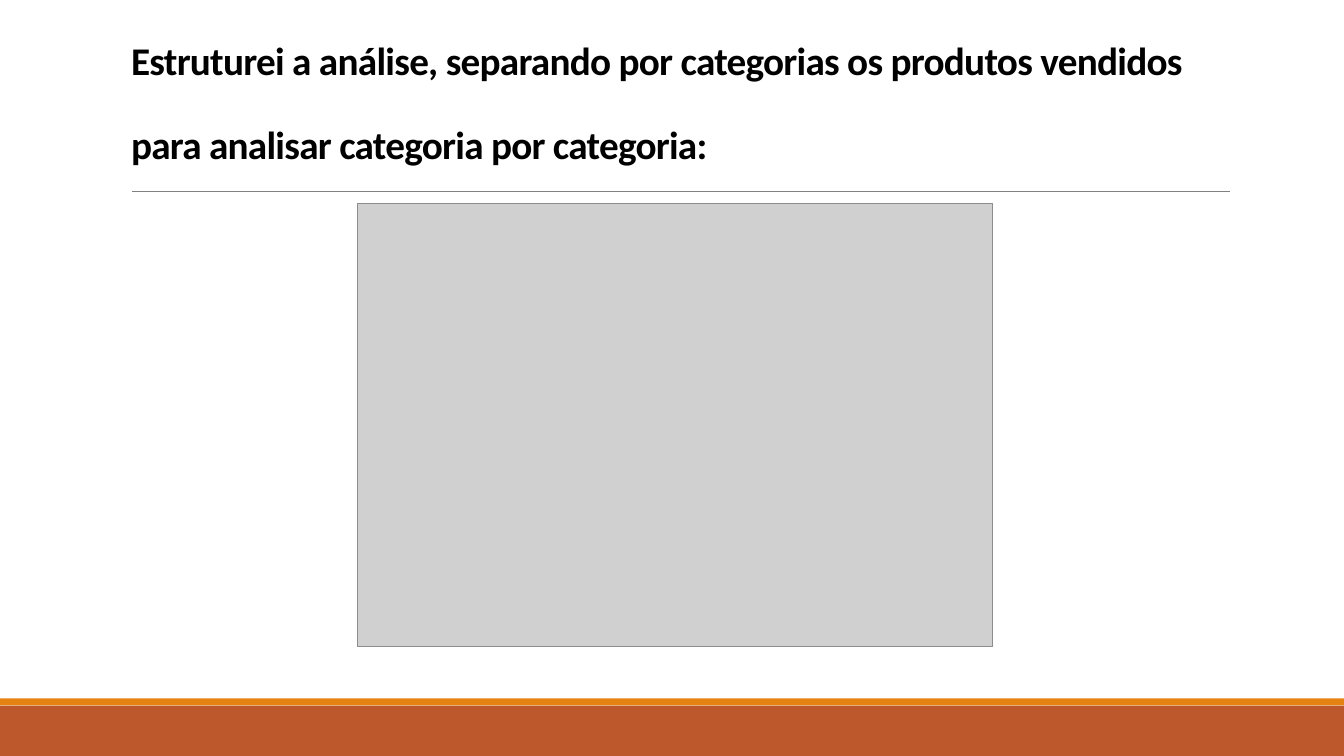
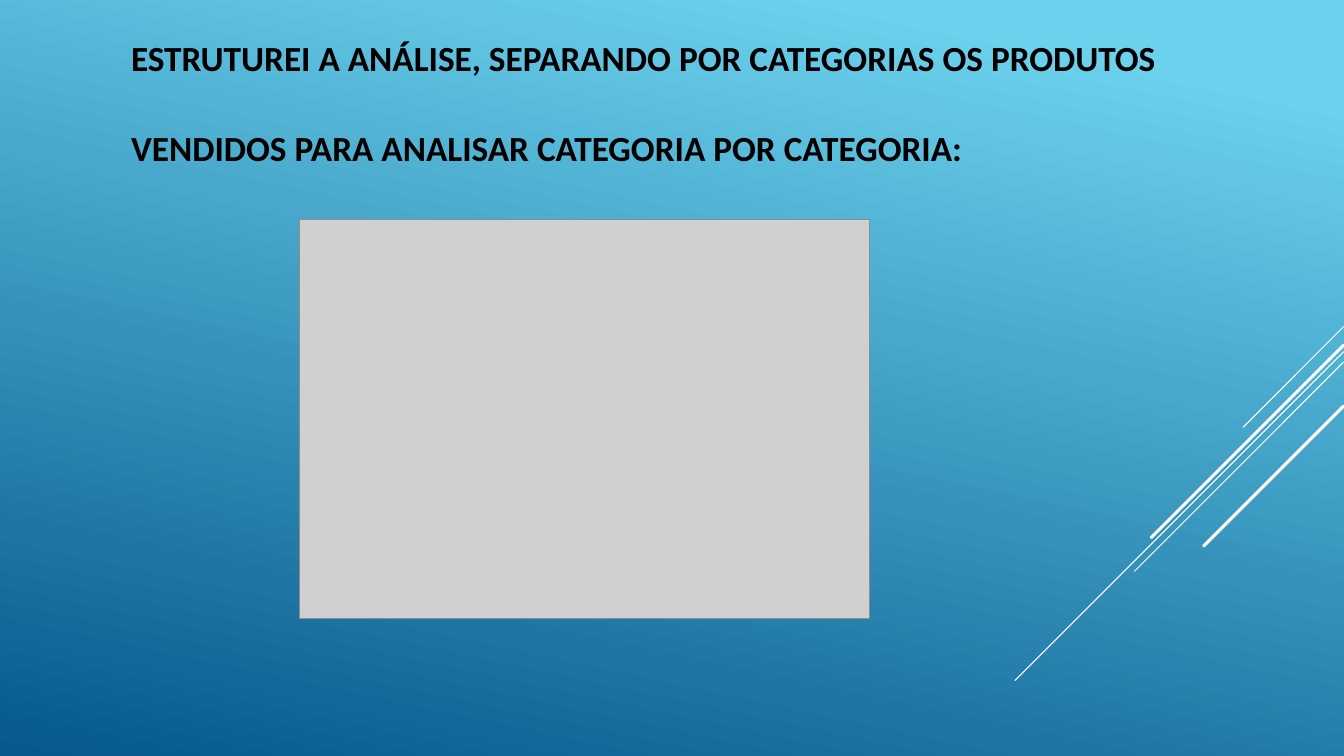
Before and after one commit to GustavoCecco/Data_Analytics, a slide deck: slide 3 of estatistica-excel/Marketplace Online - Análise/Marketplace Online PPT.pptx. Drawn at 1344x756 pixels with LibreOffice and Linux fonts; fonts in the diff are those of the drawing; grey boxes stand for pictures. Boxes give left, top, right and bottom in pixels: in the first picture for what was removed or moved away, otherwise in the second. Text is boxed around its words. In the diff, an @@ line names an element or a change of style, - is before the commit and + after.

```diff
--- a/estatistica-excel/Marketplace Online - Análise/Marketplace Online PPT.pptx
+++ b/estatistica-excel/Marketplace Online - Análise/Marketplace Online PPT.pptx
@@ background #FFFFFF to gradient #6ED2EB to #06588E @@
@@ title "ESTRUTUREI A ANÁLISE, SEPARANDO POR ..." at (131,42,1155,162): vertical alignment bottom to middle @@
@@ title at (131,42,1155,162): text changed; size 28 to 25.2 pt @@
-Estruturei a análise, separando por categorias os produtos vendidos para analisar categoria por categoria:
+ESTRUTUREI A ANÁLISE, SEPARANDO POR CATEGORIAS OS PRODUTOS VENDIDOS PARA ANALISAR CATEGORIA POR CATEGORIA:
@@ line removed from (132, 192) to (1231, 192) @@
@@ picture: place and size @@
-picture at (358,204,993,647)
+picture at (299,220,870,618)
@@ group added at (1015,327,1344,681): 5 lines @@
@@ rectangle removed at (0,706,1344,756) @@
@@ rectangle removed at (0,699,1344,706) @@
```
Also in this commit, not shown: 3 other slides changed, 5 other files.
